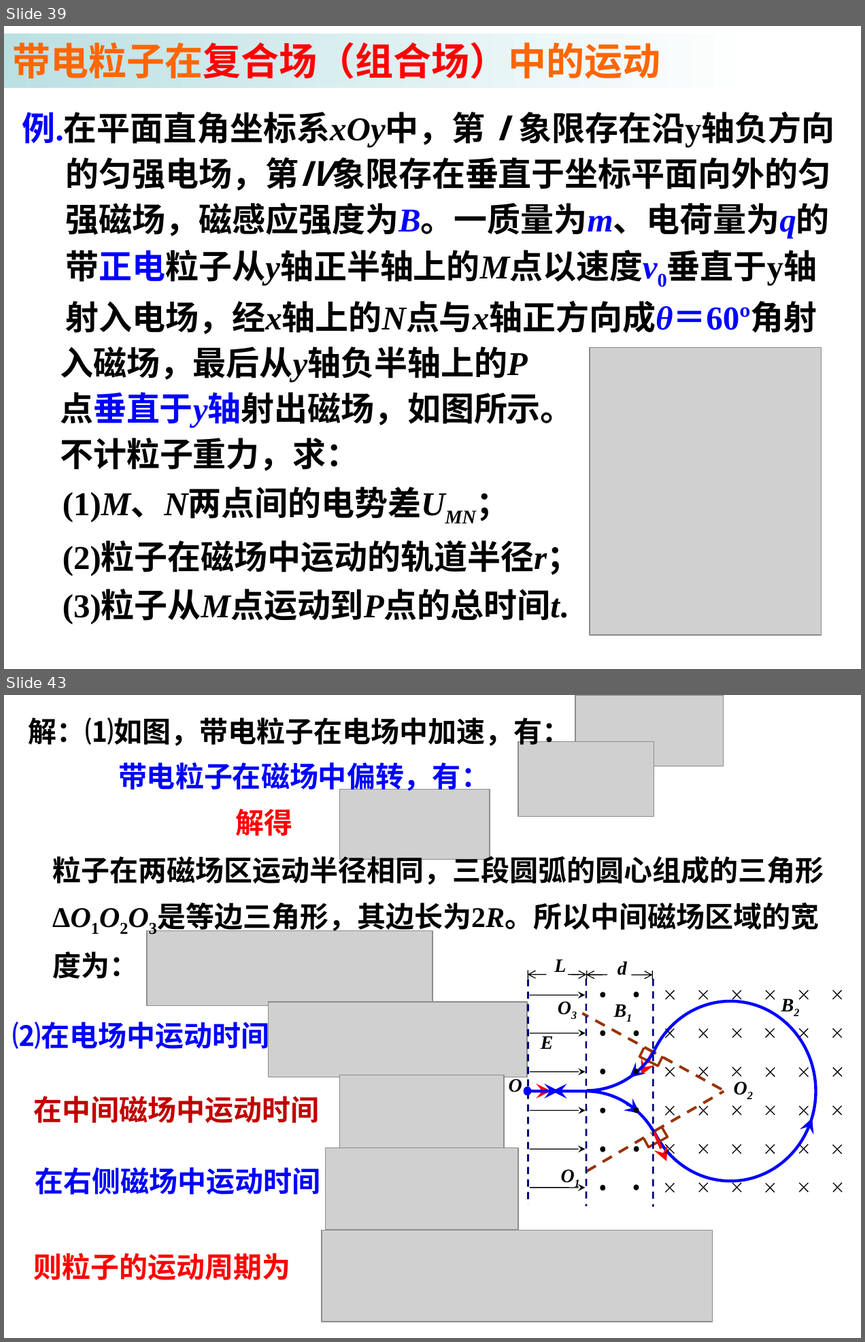
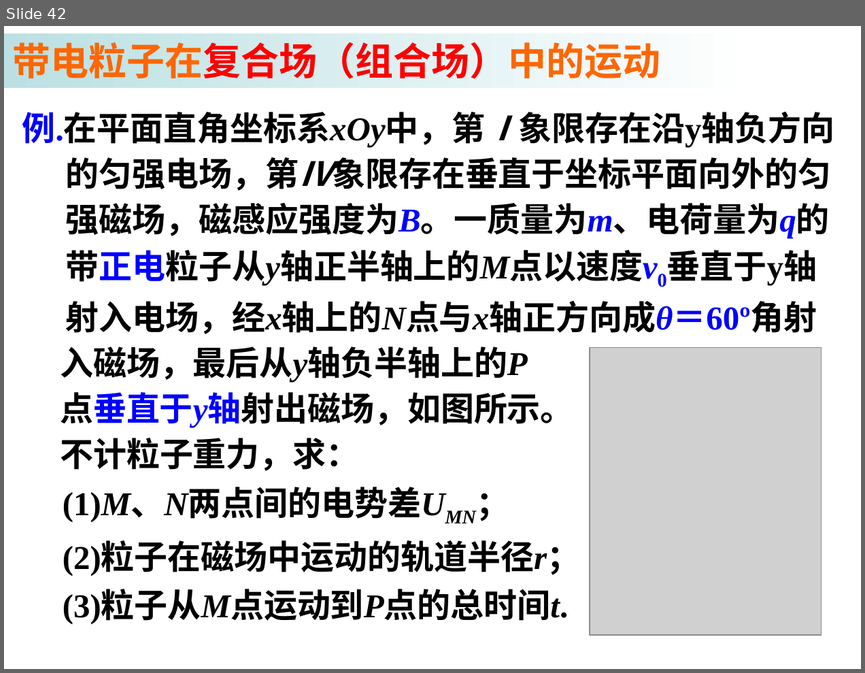
Before and after one commit to saddestboy/wuli2, a slide deck: 3.6 带电粒子在匀强磁场中的运动/3.6b 带电粒子在匀强磁场中的运动 （习题课）.ppt. Shown one above the other, each under a label of ours: slides 39 and 43 before the commit, slide 42 after it; the slides between them are not shown. The pictures are 865x1342 and 865x673 pixels, drawn with LibreOffice and Linux fonts; fonts in the diff are those of the drawing; grey boxes stand for pictures. Boxes give left, top, right and bottom in pixels: in the first picture for what was removed or moved away, otherwise in the second. Text is boxed around its words. In the diff, an @@ line names an element or a change of style, - is before the commit and + after.

```diff
--- a/3.6 带电粒子在匀强磁场中的运动/3.6b 带电粒子在匀强磁场中的运动 （习题课）.ppt
+++ b/3.6 带电粒子在匀强磁场中的运动/3.6b 带电粒子在匀强磁场中的运动 （习题课）.ppt
@@ slide 43 removed at (x1=4, y1=695, x2=861, y2=1338), background #FFFFFF @@
@@ picture removed at (x1=575, y1=695, x2=723, y2=766) @@
@@ text removed at (x1=28, y1=717, x2=571, y2=749) @@
-解：⑴如图，带电粒子在电场中加速，有：
@@ picture removed at (x1=518, y1=742, x2=653, y2=817) @@
@@ text removed at (x1=118, y1=762, x2=490, y2=794) @@
-带电粒子在磁场中偏转，有：
@@ picture removed at (x1=340, y1=790, x2=490, y2=860) @@
@@ text removed at (x1=236, y1=809, x2=293, y2=836) @@
-解得
@@ text removed at (x1=52, y1=852, x2=823, y2=979) @@
-粒子在两磁场区运动半径相同，三段圆弧的圆心组成的三角形ΔO1O2O3是等边三角形，其边长为2R。所以中间磁场区域的宽度为：
@@ picture removed at (x1=147, y1=930, x2=432, y2=1006) @@
@@ text removed at (x1=12, y1=1017, x2=269, y2=1053) @@
-⑵在电场中运动时间
@@ picture removed at (x1=268, y1=1002, x2=527, y2=1076) @@
@@ picture removed at (x1=340, y1=1074, x2=504, y2=1152) @@
@@ text removed at (x1=34, y1=1096, x2=320, y2=1123) @@
-在中间磁场中运动时间
@@ group removed at (x1=509, y1=959, x2=842, y2=1219): 91 lines, 18 arrows, 13 ellipses, 9 texts, 3 freeform shapes @@
-O1
-O2
-O3
-B1
-E
-O
-B2
-L
-d
@@ picture removed at (x1=325, y1=1147, x2=518, y2=1229) @@
@@ text removed at (x1=35, y1=1167, x2=320, y2=1194) @@
-在右侧磁场中运动时间
@@ picture removed at (x1=322, y1=1229, x2=713, y2=1321) @@
@@ text removed at (x1=34, y1=1253, x2=291, y2=1280) @@
-则粒子的运动周期为
@@ what was slide 39 is now slide 42 @@
```
Also in this commit, not shown: 17 slides changed, 4 slides added.
